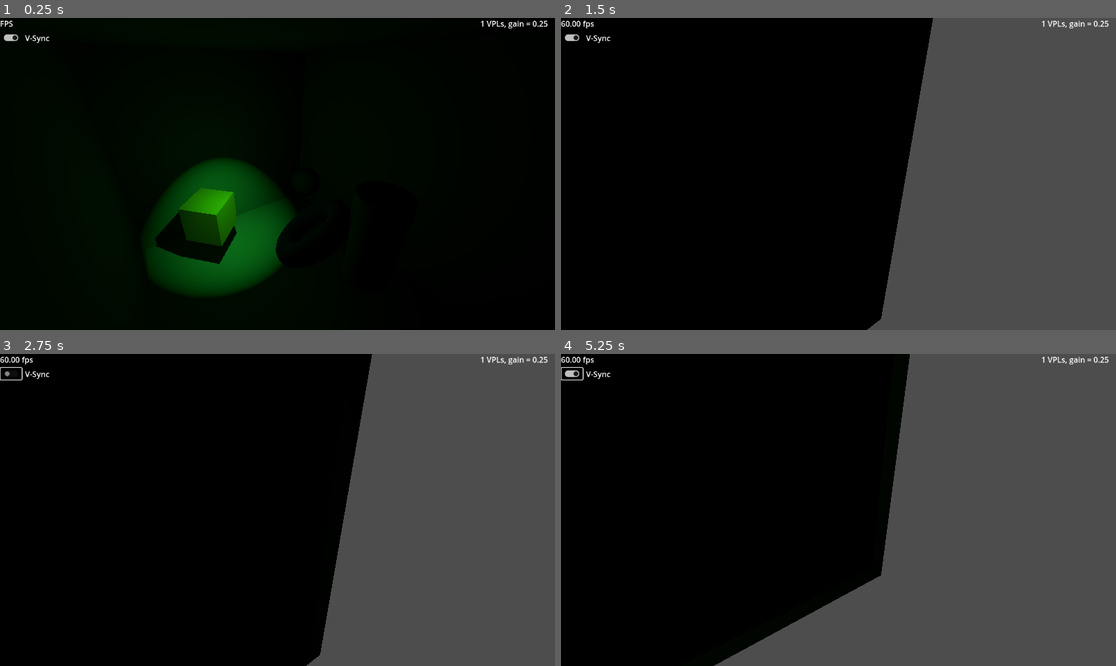
Above: before the commit, frames 1-4 (two rows, left to right).
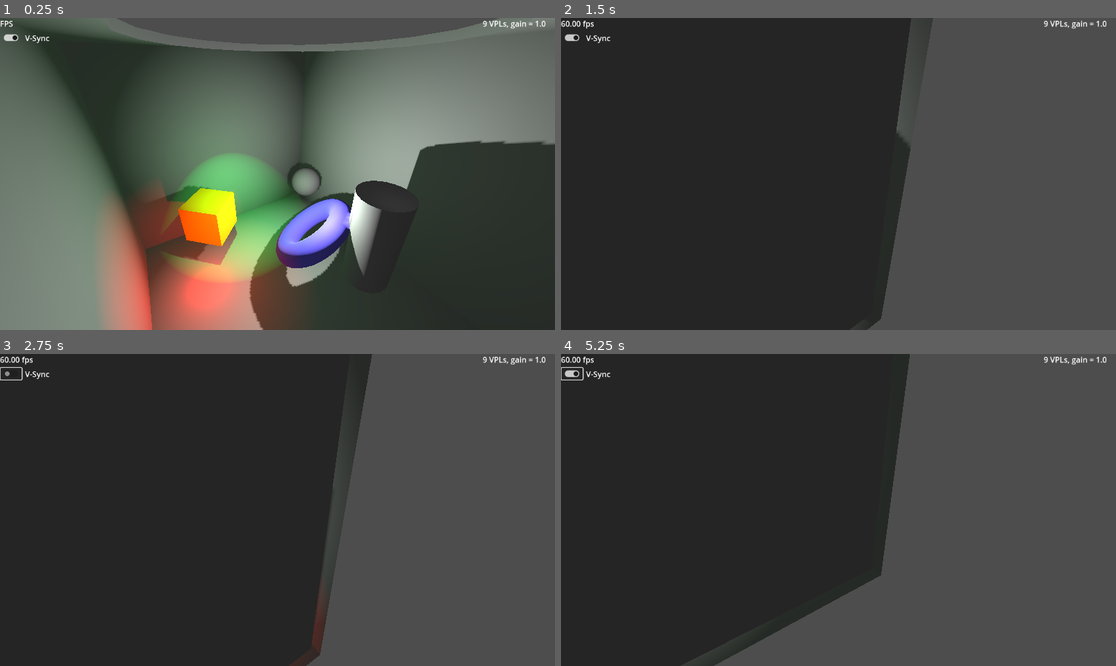
Above: after the commit, the same moments.

Repository: GregPickering/O1S_FauxGI
Game: Godot game, scene res://Scenes/scene_3d.tscn
The game is run twice, just before and just after one commit, with the same random seed, the same clock (stepped at 60 frames per second) and the same inputs. Before the commit the project starts from res://scene_3d.tscn.
Inputs (mouse positions are in pixels of both pictures, inside the frame that each line leads up to):
- Up to frame 1 (0.25 s): no input
- Up to frame 2 (1.5 s): tap Enter at 0.5 s; move the mouse to (960, 158) at 0.52 s; hold D 0.53-1.25 s; tap Q at 0.6 s; click (960, 158) at 0.67 s; drag from (727, 189) to (810, 236) at 1.27 s
- Up to frame 3 (2.75 s): click (11, 372) at 2 s
- Up to frame 4 (5.25 s): tap Space at 2.75 s; move the mouse to (894, 441) at 2.77 s; hold D 2.78-3.5 s; tap Q at 2.85, 4.35 s; drag from (810, 572) to (672, 463) at 3.52 s; move the mouse to (1005, 556) at 4.27 s; hold A 4.28-5 s; drag from (672, 463) to (755, 432) at 5.02 s

The runs differ from the first frame. In frame 1, 100% of the frame differs, in the area x 0-100%, y 0-100%; in frame 2, 62%; in frame 3, 62%; in frame 4, 55%.

Commit message:
Can change VPLs per source light.
Supports changing the number of VPLs per source light at runtime.
Made the temporal filtering a cascaded exponential.
Moved files into folders.

Diff:
--- a/faux_gi.gd
+++ b/O1S_FauxGI/faux_gi.gd
@@ -1,4 +1,4 @@
-@tool
+#@tool
 extends Node3D
 ##	Faux Global Illumination
 ##[br][br]
@@ -34,33 +34,48 @@
 
 ## VPLs use omni *AND* spot (180 deg), Compatibility's per-mesh limit is "8 spot + 8 omni"
 const VPLs_use_spots : bool = true
-## How many VPLs to generate per source SpotLight3D, 1+
-const per_spot : int = 1
-## How many VPLs to generate per source OmniLight3D, 1+ (>= 4 looks good)
-const per_omni : int = 6
-## How many VPLs to generate per source DirectionalLight3D
-const per_dirl : int = 16
 ## Do we want to spawn VPLs for source lights which don't cast shadows?
 const include_shadowless : bool = false
 ## use real random vectors instead of a repeatable pattern (requires heavy temporal filtering)
 const real_random_jitter : bool = false
+## scales all light power
+const scale_all_light_energy : float = 0.25
 
 ## The node containing all the lights we wish to GI-ify
 @export var top_node : Node3D = null
 ## Maximum number of point sources we can add to the scene to simulate GI
 @export_range( 1, 1024 ) var max_points : int = 32
 ## What fraction of energy is preserved each bounce
-@export_range( 0.0, 1.0 ) var bounce_gain : float = 0.25
+@export_range( 0.0, 1.0, 0.01 ) var bounce_gain : float = 0.25
 ## How many raycasts per VPL per _physics_process, 0+
 @export_range( 0, 100 ) var oversample : int = 8
 ## Filter the VPLs over time (0=never update/infinite filtering, 1=instant update/no filtering)
-@export_range( 0.01, 1.0 ) var temporal_filter : float = 0.25
+@export_range( 0.01, 1.0, 0.01 ) var temporal_filter : float = 0.25
 ## place the VPL (0=at light origin, 1=at intersection)
-@export_range( 0.0, 1.1 ) var placement_fraction : float = 0.5
+@export_range( 0.0, 1.1, 0.01 ) var placement_fraction : float = 0.5
+## How many VPLs to generate per source SpotLight3D, 1+
+@export_range( 1, 8 ) var per_spot : int = 1:
+		set( value ):
+			per_spot = value
+			light_data_stale = true
+## How many VPLs to generate per source OmniLight3D, 1+ (>= 4 looks good)
+@export_range( 1, 32 ) var per_omni : int = 4:
+		set( value ):
+			per_omni = value
+			light_data_stale = true
+## How many VPLs to generate per source DirectionalLight3D
+@export_range( 1, 128 ) var per_dirl : int = 16:
+		set( value ):
+			per_dirl = value
+			light_data_stale = true
 
 # original light sources in the scene
 var light_sources : Array[ Light3D ] = []
-var light_data : Dictionary
+# keep data per light for temporal smoothing (cascaded exponential filter)
+var light_filter : Dictionary#[ Light3D, Dictionary ]
+var light_data : Dictionary#[ Light3D, Dictionary ]
+# do we need to start fresh with the temporal data?
+var light_data_stale : bool = true
 
 # keep a pool of our Virtual Points Lights
 var VPL_inst : Array[ RID ] = []
@@ -78,15 +93,22 @@
 	active_VPLs = 0
 	allocate_VPLs( max_points )
 	if bounce_gain >= 0.01:
+		# to I need to refresh all light data?
+		if light_data_stale:
+			light_filter.clear()
+			light_data.clear()
+			light_data_stale = false
 		# now run through all active light sources in the scene
 		for light in light_sources:
 			if light.is_visible_in_tree():
+				light_filter.get_or_add( light, {} )
 				light_data.get_or_add( light, {} )
 				match light.get_class():
 					"DirectionalLight3D": pass
 					"OmniLight3D": process_omni( light )
 					"SpotLight3D": process_spot( light )
 			else:
+				light_filter.erase( light )
 				light_data.erase( light )
 		# Gather all active VPLs into a convenient array
 		var preVPLs : Array[ Dictionary ] = []
@@ -126,6 +148,7 @@
 					preVPL[ ray_storage.rad ] )
 			active_VPLs += 1
 	else:
+		light_filter.clear()
 		light_data.clear()
 	# deactivate any VPLs that need it
 	if active_VPLs < last_active_VPLs:
@@ -158,8 +181,8 @@
 		res_light[ ray_storage.pos ] = lerp( from, to, done_frac * placement_fraction )
 		res_light[ ray_storage.norm ] = res_ray.normal
 		res_light[ ray_storage.rad ] = (total_d - 0.5 * done_d) * 1.25
-		res_light[ ray_storage.energy ] = sqrt( 1.0 - done_frac )
-					#* absf( res_ray.normal.dot( from.direction_to( to ) ) )
+		res_light[ ray_storage.energy ] = sqrt( 1.0 - done_frac ) \
+					* absf( res_ray.normal.dot( from.direction_to( to ) ) )
 	return res_light
 
 func process_rays( from : Vector3, rays : Array[ Vector3 ] ) -> Dictionary:
@@ -216,20 +239,31 @@
 	else:
 		return process_ray_dummy( from, to, 0.5 )
 
+# Do I want cascaded exponential filtering?
+
 func update_light_data( light : Light3D, idx : int, data : Dictionary, modulate : float ):
 	if light and data:
 		# scale in the actual light energy here
 		data[ ray_storage.energy ] *= modulate * light.light_indirect_energy
 		if light_data[ light ].has( idx ):
 			for key in data:
+				# Cascaded exponential filter
+				light_filter[ light ][ idx ][ key ] = lerp(
+						light_filter[ light ][ idx ][ key ],
+						data[ key ], temporal_filter )
 				light_data[ light ][ idx ][ key ] = lerp(
 						light_data[ light ][ idx ][ key ],
-						data[ key ], temporal_filter )
+						light_filter[ light ][ idx ][ key ], temporal_filter )
+				#light_data[ light ][ idx ][ key ] = lerp(
+						#light_data[ light ][ idx ][ key ],
+						#data[ key ], temporal_filter )
 		else:
-			light_data[ light ][ idx ] = data #.duplicate()
+			light_filter[ light ][ idx ] = data#.duplicate()
+			light_data[ light ][ idx ] = data#.duplicate()
 			# do I want the amplitude to fade in?
 			#light_data[ light ][ idx ][ ray_storage.energy ] *= temporal_filter
 	else:
+		light_filter[ light ].erase( idx )
 		light_data[ light ].erase( idx )
 
 func process_light_rays( light : Light3D, rays : Array[ Vector3 ], angle_deg : float, modulate : float ):
@@ -241,6 +275,9 @@
 		if ray_res:
 			update_light_data( light, ray_idx, ray_res, modulate )
 			active_VPLs += 1
+		else:
+			light_filter[ light ].erase( ray_idx )
+			light_data[ light ].erase( ray_idx )
 
 func process_spot( light : Light3D ):
 	var compensate_N_pts : float = 1.0 / per_spot
@@ -248,7 +285,7 @@
 	var rays := jitter_ray_angle( -light.spot_range * light.global_basis.z,
 									per_spot, light.spot_angle, false )
 	process_light_rays( light, rays, light.spot_angle * sqrt( compensate_N_pts ),
-		light.light_energy * bounce_gain * 0.1 * compensate_N_pts )
+		light.light_energy * bounce_gain * scale_all_light_energy * compensate_N_pts )
 
 func process_omni( light : Light3D ):
 	# where do I want to cast rays
@@ -290,7 +327,7 @@
 	var compensate_N_pts : float = 1.0 / rays.size()
 	var angle_deg : float = 240.0 * compensate_N_pts
 	process_light_rays( light, rays, angle_deg,
-			light.light_energy * bounce_gain * 0.1 * compensate_N_pts )
+			light.light_energy * bounce_gain * scale_all_light_energy * compensate_N_pts )
 
 func _ready():
 	# set up for raycasts (which are all in global space)
--- a/faux_gi.tscn
+++ b/O1S_FauxGI/faux_gi.tscn
@@ -1,6 +1,6 @@
 [gd_scene load_steps=2 format=3 uid="uid://b3vmtf81ju271"]
 
-[ext_resource type="Script" uid="uid://oosew8x85qnq" path="res://faux_gi.gd" id="1_kxh3g"]
+[ext_resource type="Script" uid="uid://oosew8x85qnq" path="res://O1S_FauxGI/faux_gi.gd" id="1_kxh3g"]
 
 [node name="FauxGI" type="Node3D"]
 script = ExtResource("1_kxh3g")
--- a/scene_3d.tscn
+++ b/Scenes/scene_3d.tscn
@@ -1,11 +1,13 @@
-[gd_scene load_steps=10 format=3 uid="uid://btirfsc7rf58b"]
+[gd_scene load_steps=11 format=3 uid="uid://btirfsc7rf58b"]
 
-[ext_resource type="Script" uid="uid://b4hkm2djkjy16" path="res://lighting.gd" id="1_6ffuc"]
-[ext_resource type="Script" uid="uid://d06yfe050b2oh" path="res://camera.gd" id="1_rpp60"]
-[ext_resource type="Script" uid="uid://dpjhlb182qd2e" path="res://fps.gd" id="2_6k81c"]
-[ext_resource type="Script" uid="uid://b74n28fy47qj1" path="res://cb_v_sync.gd" id="5_6ffuc"]
-[ext_resource type="Script" uid="uid://bu0i1okglx0ic" path="res://faux_gi_status_label.gd" id="6_mv7kb"]
-[ext_resource type="PackedScene" uid="uid://b3vmtf81ju271" path="res://faux_gi.tscn" id="6_rpp60"]
+[ext_resource type="PackedScene" uid="uid://b3vmtf81ju271" path="res://O1S_FauxGI/faux_gi.tscn" id="1_q5cge"]
+[ext_resource type="Script" uid="uid://d06yfe050b2oh" path="res://Scripts/camera.gd" id="2_pjwey"]
+[ext_resource type="Script" uid="uid://b4hkm2djkjy16" path="res://Scripts/spin_lights.gd" id="3_ok1gl"]
+[ext_resource type="Script" uid="uid://dpjhlb182qd2e" path="res://Scripts/fps.gd" id="4_cqamk"]
+[ext_resource type="Script" uid="uid://b74n28fy47qj1" path="res://Scripts/cb_v_sync.gd" id="5_c5wjy"]
+[ext_resource type="Script" uid="uid://bu0i1okglx0ic" path="res://Scripts/faux_gi_status_label.gd" id="6_bn1vk"]
+
+[sub_resource type="Environment" id="Environment_q5cge"]
 
 [sub_resource type="StandardMaterial3D" id="StandardMaterial3D_bshdy"]
 albedo_color = Color(0.428036, 0.395602, 0.919279, 1)
@@ -19,11 +21,15 @@
 
 [node name="Scene3D" type="Node3D"]
 
-[node name="FauxGI" parent="." instance=ExtResource("6_rpp60")]
+[node name="FauxGI" parent="." instance=ExtResource("1_q5cge")]
+bounce_gain = 1.0
+
+[node name="WorldEnvironment" type="WorldEnvironment" parent="."]
+environment = SubResource("Environment_q5cge")
 
 [node name="Camera3D" type="Camera3D" parent="."]
 transform = Transform3D(0.538808, -0.388396, 0.747552, 0, 0.887378, 0.461043, -0.842429, -0.248414, 0.478127, 3.0704, 3.96238, 2.2976)
-script = ExtResource("1_rpp60")
+script = ExtResource("2_pjwey")
 
 [node name="Geometry" type="CSGCombiner3D" parent="."]
 use_collision = true
@@ -37,6 +43,13 @@
 operation = 2
 flip_faces = true
 size = Vector3(6.5, 5, 5.5)
+
+[node name="CSGCylinder3D" type="CSGCylinder3D" parent="Geometry/CSGBox3D"]
+transform = Transform3D(1, 0, 0, 0, 1, 0, 0, 0, 1, 0, 2.59072, 0)
+operation = 2
+radius = 2.00195
+height = 0.474365
+sides = 18
 
 [node name="CSGTorus3D" type="CSGTorus3D" parent="Geometry"]
 transform = Transform3D(0.629602, -0.550534, 0.548191, 0.658256, 0.752794, 0, -0.412675, 0.36085, 0.836353, 0.501693, 0.64787, -0.303848)
@@ -59,9 +72,9 @@
 metadata/_edit_group_ = true
 
 [node name="SpinSpot" type="Node3D" parent="."]
-transform = Transform3D(0.998843, 0, 0.0480851, 0, 1, 0, -0.0480851, 0, 0.998843, 0, 0, 0)
-script = ExtResource("1_6ffuc")
-speed = 0.5
+transform = Transform3D(-0.984615, 0, 0.174739, 0, 1, 0, -0.174739, 0, -0.984615, 0, 0, 0)
+script = ExtResource("3_ok1gl")
+speed = -0.3
 
 [node name="SpotLight3D" type="SpotLight3D" parent="SpinSpot"]
 transform = Transform3D(0.952537, 0.131593, -0.274512, 0.304381, -0.396676, 0.866026, 0.00507104, -0.908477, -0.417903, 0.79985, 3.19763, -0.713908)
@@ -73,15 +86,12 @@
 
 [node name="OmniLight3D" type="OmniLight3D" parent="SpinSpot"]
 transform = Transform3D(-0.128348, 0, -0.991729, 0, 1, 0, 0.991729, 0, -0.128348, -0.711475, 1.74288, -0.629222)
-visible = false
 light_energy = 1.5
 shadow_enabled = true
 
 [node name="SpinDir" type="Node3D" parent="."]
-transform = Transform3D(0.878266, 0, -0.478172, 0, 1, 0, 0.478172, 0, 0.878266, 0, 0, 0)
-visible = false
-script = ExtResource("1_6ffuc")
-speed = -0.4
+transform = Transform3D(0.641678, 0, 0.766974, 0, 1, 0, -0.766974, 0, 0.641678, 0, 0, 0)
+script = ExtResource("3_ok1gl")
 
 [node name="DirectionalLight3D" type="DirectionalLight3D" parent="SpinDir"]
 transform = Transform3D(1, 0, 0, 0, 0.707107, 0.707107, 0, -0.707107, 0.707107, 0, 2, 0)
@@ -93,7 +103,7 @@
 transform = Transform3D(-0.859002, 0, 0.511972, 0, 1, 0, -0.511972, 0, -0.859002, 2.056, -0.52, -0.521)
 light_color = Color(1, 0, 0, 1)
 shadow_enabled = true
-omni_range = 3.28
+omni_range = 3.0
 
 [node name="MeshInstance3D" type="MeshInstance3D" parent="SpinDir/OmniLight3D"]
 visible = false
@@ -106,7 +116,7 @@
 offset_right = 76.0
 offset_bottom = 23.0
 text = "FPS"
-script = ExtResource("2_6k81c")
+script = ExtResource("4_cqamk")
 
 [node name="cbVSync" type="CheckButton" parent="UICanvas"]
 offset_left = 1.0
@@ -114,7 +124,7 @@
 offset_right = 45.0
 offset_bottom = 53.0
 button_pressed = true
-script = ExtResource("5_6ffuc")
+script = ExtResource("5_c5wjy")
 
 [node name="VSyncLabel" type="Label" parent="UICanvas"]
 offset_left = 52.0
@@ -130,7 +140,8 @@
 offset_left = -168.0
 offset_bottom = 23.0
 grow_horizontal = 0
+text = "FauxGI Status"
 horizontal_alignment = 1
-script = ExtResource("6_mv7kb")
+script = ExtResource("6_bn1vk")
 
 [connection signal="toggled" from="UICanvas/cbVSync" to="UICanvas/cbVSync" method="_on_toggled"]
--- a/project.godot
+++ b/project.godot
@@ -11,7 +11,7 @@
 [application]
 
 config/name="FauxGI"
-run/main_scene="res://scene_3d.tscn"
+run/main_scene="res://Scenes/scene_3d.tscn"
 config/features=PackedStringArray("4.4", "GL Compatibility")
 boot_splash/show_image=false
 config/icon="uid://b14pus72atr7j"
@@ -20,6 +20,13 @@
 
 movie_writer/movie_file="D:/O1S_Gaming/O1S_FauxGI.avi"
 
+[file_customization]
+
+folder_colors={
+"res://O1S_FauxGI/": "orange",
+"res://Scripts/": "teal"
+}
+
 [rendering]
 
 renderer/rendering_method="gl_compatibility"
Renamed: faux_gi.gd.uid -> O1S_FauxGI/faux_gi.gd.uid
Renamed: camera.gd -> Scripts/camera.gd
Renamed: camera.gd.uid -> Scripts/camera.gd.uid
Renamed: cb_v_sync.gd -> Scripts/cb_v_sync.gd
Renamed: cb_v_sync.gd.uid -> Scripts/cb_v_sync.gd.uid
Renamed: faux_gi_status_label.gd -> Scripts/faux_gi_status_label.gd
Renamed: faux_gi_status_label.gd.uid -> Scripts/faux_gi_status_label.gd.uid
Renamed: fps.gd -> Scripts/fps.gd
Renamed: fps.gd.uid -> Scripts/fps.gd.uid
Renamed: lighting.gd -> Scripts/spin_lights.gd
Renamed: lighting.gd.uid -> Scripts/spin_lights.gd.uid
